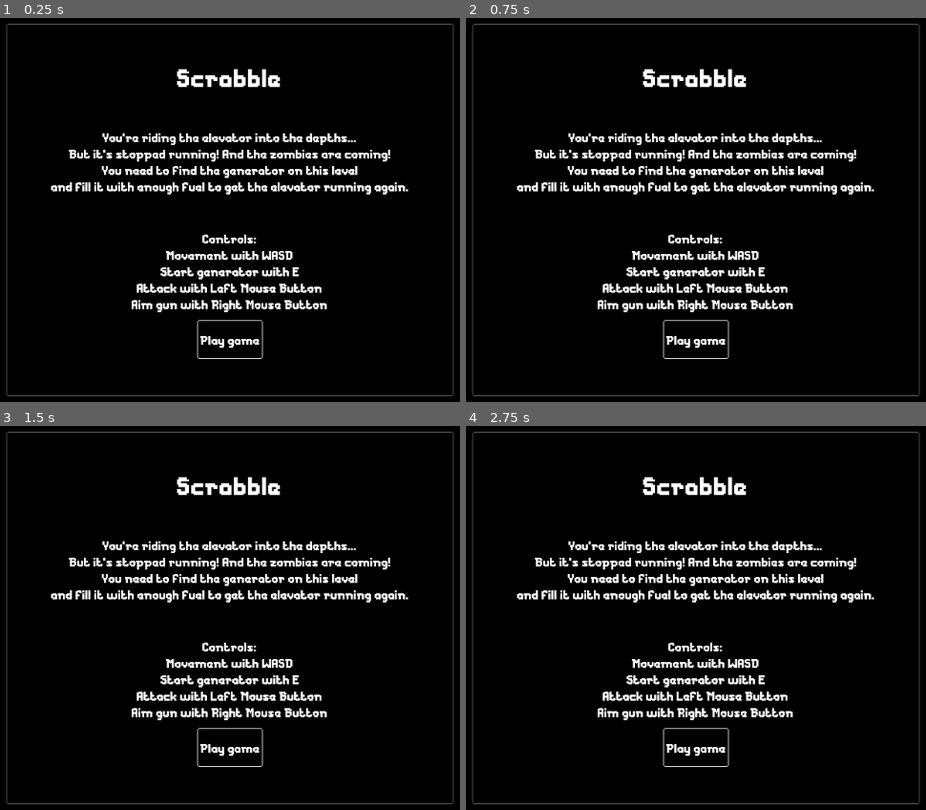
Above: before the commit, frames 1-4 (two rows, left to right).
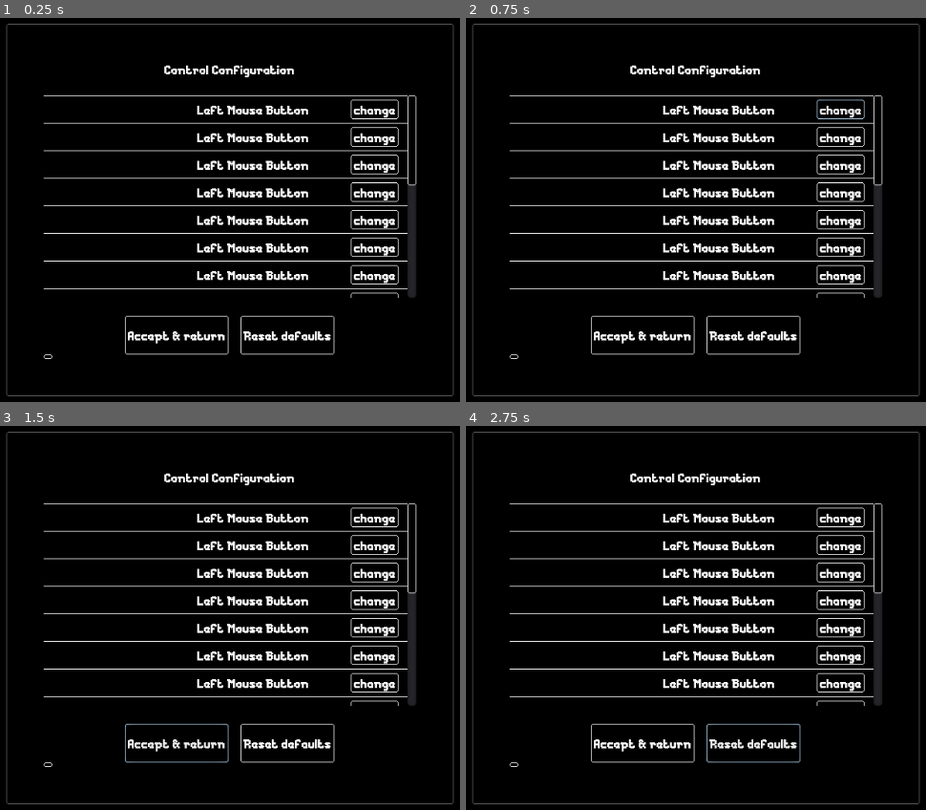
Above: after the commit, the same moments.

Repository: k4gi/scrabble
Game: Godot game, scene res://levels/Master.tscn
Two runs of this game, one before a commit and one after it. Both use one fixed random seed, a clock stepped at 60 frames per second and the inputs below.
Inputs (mouse positions are in pixels of both pictures, inside the frame that each line leads up to):
- Up to frame 1 (0.25 s): no input
- Up to frame 2 (0.75 s): click (838, 110) at 0.5 s, where only the run after the commit has a clickable "change"
- Up to frame 3 (1.5 s): click (174, 744) at 1.25 s, where only the run after the commit has a clickable "Accept & return"
- Up to frame 4 (2.75 s): click (751, 744) at 2 s, where only the run after the commit has a clickable "Reset defaults"

The runs differ from the first frame. In frame 1, 15% of the frame differs, in the area x 9-91%, y 12-89%; in frame 2, 15%; in frame 3, 15%; in frame 4, 15%.

Commit message:
progress making a control rebinding menu. need to disable all the buttons when asking for a key to be pressed

Diff:
--- a/levels/Master.gd
+++ b/levels/Master.gd
@@ -26,7 +26,7 @@
 	EventJug.connect("zombie_killed", self, "_on_zombie_killed")
 
 
-func _on_Button_pressed():
+func _on_PlayButton_pressed():
 	MainMenu.queue_free()
 	load_level()
 
--- a/levels/Master.tscn
+++ b/levels/Master.tscn
@@ -1,10 +1,11 @@
-[gd_scene load_steps=6 format=2]
+[gd_scene load_steps=7 format=2]
 
 [ext_resource path="res://levels/Master.gd" type="Script" id=1]
 [ext_resource path="res://assets/scorefont.tres" type="DynamicFont" id=2]
 [ext_resource path="res://printscreen/Printscreen.tscn" type="PackedScene" id=3]
 [ext_resource path="res://assets/theme.tres" type="Theme" id=4]
 [ext_resource path="res://assets/style9_active.png" type="Texture" id=5]
+[ext_resource path="res://menu/ControlsMenu.tscn" type="PackedScene" id=6]
 
 [node name="Master" type="Node"]
 script = ExtResource( 1 )
@@ -16,7 +17,8 @@
 
 [node name="CanvasLayer" type="CanvasLayer" parent="."]
 
-[node name="NinePatchRect" type="NinePatchRect" parent="CanvasLayer"]
+[node name="MainMenu" type="NinePatchRect" parent="CanvasLayer"]
+visible = false
 self_modulate = Color( 1, 1, 1, 0.392157 )
 anchor_left = 0.5
 anchor_top = 0.5
@@ -36,7 +38,7 @@
 "_edit_use_anchors_": false
 }
 
-[node name="Margin" type="MarginContainer" parent="CanvasLayer/NinePatchRect"]
+[node name="Margin" type="MarginContainer" parent="CanvasLayer/MainMenu"]
 anchor_right = 1.0
 anchor_bottom = 1.0
 margin_left = 50.0
@@ -47,55 +49,55 @@
 "_edit_use_anchors_": false
 }
 
-[node name="VBox" type="VBoxContainer" parent="CanvasLayer/NinePatchRect/Margin"]
+[node name="VBox" type="VBoxContainer" parent="CanvasLayer/MainMenu/Margin"]
 margin_right = 500.0
 margin_bottom = 400.0
 __meta__ = {
 "_edit_use_anchors_": false
 }
 
-[node name="Label" type="Label" parent="CanvasLayer/NinePatchRect/Margin/VBox"]
+[node name="Label" type="Label" parent="CanvasLayer/MainMenu/Margin/VBox"]
 margin_right = 500.0
 margin_bottom = 43.0
 custom_fonts/font = ExtResource( 2 )
 text = "Scrabble"
 align = 1
 
-[node name="Spacer" type="Control" parent="CanvasLayer/NinePatchRect/Margin/VBox"]
+[node name="Spacer" type="Control" parent="CanvasLayer/MainMenu/Margin/VBox"]
 margin_top = 43.0
 margin_right = 500.0
 margin_bottom = 91.0
 rect_min_size = Vector2( 0, 48 )
 
-[node name="Label2" type="Label" parent="CanvasLayer/NinePatchRect/Margin/VBox"]
+[node name="Label2" type="Label" parent="CanvasLayer/MainMenu/Margin/VBox"]
 margin_top = 91.0
 margin_right = 500.0
 margin_bottom = 113.0
 text = "You're riding the elevator into the depths..."
 align = 1
 
-[node name="Label3" type="Label" parent="CanvasLayer/NinePatchRect/Margin/VBox"]
+[node name="Label3" type="Label" parent="CanvasLayer/MainMenu/Margin/VBox"]
 margin_top = 113.0
 margin_right = 500.0
 margin_bottom = 135.0
 text = "But it's stopped running! And the zombies are coming!"
 align = 1
 
-[node name="Label4" type="Label" parent="CanvasLayer/NinePatchRect/Margin/VBox"]
+[node name="Label4" type="Label" parent="CanvasLayer/MainMenu/Margin/VBox"]
 margin_top = 135.0
 margin_right = 500.0
 margin_bottom = 157.0
 text = "You need to find the generator on this level"
 align = 1
 
-[node name="Label5" type="Label" parent="CanvasLayer/NinePatchRect/Margin/VBox"]
+[node name="Label5" type="Label" parent="CanvasLayer/MainMenu/Margin/VBox"]
 margin_top = 157.0
 margin_right = 500.0
 margin_bottom = 179.0
 text = "and fill it with enough fuel to get the elevator running again."
 align = 1
 
-[node name="Spacer2" type="Control" parent="CanvasLayer/NinePatchRect/Margin/VBox"]
+[node name="Spacer2" type="Control" parent="CanvasLayer/MainMenu/Margin/VBox"]
 margin_top = 179.0
 margin_right = 500.0
 margin_bottom = 227.0
@@ -104,42 +106,42 @@
 "_edit_use_anchors_": false
 }
 
-[node name="Label6" type="Label" parent="CanvasLayer/NinePatchRect/Margin/VBox"]
+[node name="Label6" type="Label" parent="CanvasLayer/MainMenu/Margin/VBox"]
 margin_top = 227.0
 margin_right = 500.0
 margin_bottom = 249.0
 text = "Controls:"
 align = 1
 
-[node name="Label7" type="Label" parent="CanvasLayer/NinePatchRect/Margin/VBox"]
+[node name="Label7" type="Label" parent="CanvasLayer/MainMenu/Margin/VBox"]
 margin_top = 249.0
 margin_right = 500.0
 margin_bottom = 271.0
 text = "Movement with WASD"
 align = 1
 
-[node name="Label8" type="Label" parent="CanvasLayer/NinePatchRect/Margin/VBox"]
+[node name="Label8" type="Label" parent="CanvasLayer/MainMenu/Margin/VBox"]
 margin_top = 271.0
 margin_right = 500.0
 margin_bottom = 293.0
 text = "Start generator with E"
 align = 1
 
-[node name="Label9" type="Label" parent="CanvasLayer/NinePatchRect/Margin/VBox"]
+[node name="Label9" type="Label" parent="CanvasLayer/MainMenu/Margin/VBox"]
 margin_top = 293.0
 margin_right = 500.0
 margin_bottom = 315.0
 text = "Attack with Left Mouse Button"
 align = 1
 
-[node name="Label10" type="Label" parent="CanvasLayer/NinePatchRect/Margin/VBox"]
+[node name="Label10" type="Label" parent="CanvasLayer/MainMenu/Margin/VBox"]
 margin_top = 315.0
 margin_right = 500.0
 margin_bottom = 337.0
 text = "Aim gun with Right Mouse Button"
 align = 1
 
-[node name="Button" type="Button" parent="CanvasLayer/NinePatchRect/Margin/VBox"]
+[node name="PlayButton" type="Button" parent="CanvasLayer/MainMenu/Margin/VBox"]
 pause_mode = 2
 margin_left = 206.0
 margin_top = 348.0
@@ -150,4 +152,6 @@
 size_flags_vertical = 10
 text = "Play game"
 
-[connection signal="pressed" from="CanvasLayer/NinePatchRect/Margin/VBox/Button" to="." method="_on_Button_pressed"]
+[node name="ControlsMenu" parent="CanvasLayer" instance=ExtResource( 6 )]
+
+[connection signal="pressed" from="CanvasLayer/MainMenu/Margin/VBox/PlayButton" to="." method="_on_PlayButton_pressed"]
--- /dev/null
+++ b/menu/ControlSetting.gd
@@ -0,0 +1,24 @@
+extends VBoxContainer
+
+
+signal change_control(name, action)
+
+
+onready var Name = $ControlSetting/ControlName
+
+
+var action_label = ""
+var action_name = ""
+
+
+func set_control(name, action):
+	action_label = name
+	action_name = action
+
+
+func _ready():
+	Name.set_text(action_label)
+
+
+func _on_ChangeButton_pressed():
+	emit_signal("change_control", Name.get_text(), action_name)
--- /dev/null
+++ b/menu/ControlSetting.tscn
@@ -0,0 +1,67 @@
+[gd_scene load_steps=2 format=2]
+
+[ext_resource path="res://menu/ControlSetting.gd" type="Script" id=1]
+
+[node name="ControlSetting" type="VBoxContainer"]
+margin_top = 58.0
+margin_right = 500.0
+margin_bottom = 89.0
+script = ExtResource( 1 )
+__meta__ = {
+"_edit_use_anchors_": false
+}
+
+[node name="Separator" type="ColorRect" parent="."]
+margin_right = 500.0
+margin_bottom = 1.0
+rect_min_size = Vector2( 0, 1 )
+__meta__ = {
+"_edit_use_anchors_": false
+}
+
+[node name="ControlSetting" type="HBoxContainer" parent="."]
+margin_top = 5.0
+margin_right = 500.0
+margin_bottom = 41.0
+rect_min_size = Vector2( 0, 36 )
+__meta__ = {
+"_edit_use_anchors_": false
+}
+
+[node name="ControlName" type="Label" parent="ControlSetting"]
+margin_top = 11.0
+margin_right = 150.0
+margin_bottom = 25.0
+rect_min_size = Vector2( 150, 0 )
+size_flags_horizontal = 0
+text = "Control Name"
+clip_text = true
+
+[node name="ControlSet" type="Label" parent="ControlSetting"]
+margin_left = 229.0
+margin_top = 11.0
+margin_right = 347.0
+margin_bottom = 25.0
+size_flags_horizontal = 6
+text = "Left Mouse Button"
+align = 1
+
+[node name="ChangeButton" type="Button" parent="ControlSetting"]
+pause_mode = 2
+margin_left = 427.0
+margin_top = 5.0
+margin_right = 484.0
+margin_bottom = 31.0
+rect_min_size = Vector2( 0, 26 )
+size_flags_horizontal = 8
+size_flags_vertical = 6
+text = "change"
+
+[node name="Control" type="Control" parent="ControlSetting"]
+margin_left = 488.0
+margin_right = 500.0
+margin_bottom = 36.0
+rect_min_size = Vector2( 12, 0 )
+size_flags_vertical = 11
+
+[connection signal="pressed" from="ControlSetting/ChangeButton" to="." method="_on_ChangeButton_pressed"]
--- /dev/null
+++ b/menu/ControlsMenu.gd
@@ -0,0 +1,33 @@
+extends NinePatchRect
+
+
+const CONTROL_SETTING = preload("res://menu/ControlSetting.tscn")
+
+
+onready var ControlBox = $Margin/VBox/ScrollContainer/VBox
+onready var ControlPopup = $StopMouse
+
+
+var control_list = {
+	"Move Up": "move_up",
+	"Move Down": "move_down",
+	"Move Left": "move_left",
+	"Move Right": "move_right",
+	"Shoot": "shoot",
+	"Aim": "aim",
+	"Interact": "interact",
+	"Screenshot": "print_screen"
+}
+
+
+func _ready():
+	#populate control list
+	for each_name in control_list.keys():
+		var new_setting = CONTROL_SETTING.instance()
+		new_setting.set_control(each_name, InputMap.get_action_list(control_list[each_name])[0].as_text())
+		new_setting.connect("change_control", self, "_on_change_control")
+		ControlBox.add_child(new_setting)
+
+
+func _on_change_control(name, action):
+	ControlPopup.set_visible(true)
--- /dev/null
+++ b/menu/ControlsMenu.tscn
@@ -0,0 +1,243 @@
+[gd_scene load_steps=7 format=2]
+
+[ext_resource path="res://assets/scorefont.tres" type="DynamicFont" id=1]
+[ext_resource path="res://assets/style9_active.png" type="Texture" id=2]
+[ext_resource path="res://assets/theme.tres" type="Theme" id=3]
+[ext_resource path="res://menu/ControlSetting.tscn" type="PackedScene" id=4]
+[ext_resource path="res://menu/ControlsMenu.gd" type="Script" id=5]
+[ext_resource path="res://assets/dialogfont.tres" type="DynamicFont" id=6]
+
+[node name="ControlsMenu" type="NinePatchRect"]
+self_modulate = Color( 1, 1, 1, 0.392157 )
+anchor_left = 0.5
+anchor_top = 0.5
+anchor_right = 0.5
+anchor_bottom = 0.5
+margin_left = -300.0
+margin_top = -250.0
+margin_right = 300.0
+margin_bottom = 250.0
+theme = ExtResource( 3 )
+texture = ExtResource( 2 )
+patch_margin_left = 2
+patch_margin_top = 2
+patch_margin_right = 2
+patch_margin_bottom = 2
+script = ExtResource( 5 )
+__meta__ = {
+"_edit_use_anchors_": false
+}
+
+[node name="Margin" type="MarginContainer" parent="."]
+anchor_right = 1.0
+anchor_bottom = 1.0
+margin_left = 50.0
+margin_top = 50.0
+margin_right = -50.0
+margin_bottom = -50.0
+__meta__ = {
+"_edit_use_anchors_": false
+}
+
+[node name="VBox" type="VBoxContainer" parent="Margin"]
+margin_right = 500.0
+margin_bottom = 400.0
+__meta__ = {
+"_edit_use_anchors_": false
+}
+
+[node name="Label" type="Label" parent="Margin/VBox"]
+margin_right = 500.0
+margin_bottom = 22.0
+custom_fonts/font = ExtResource( 6 )
+text = "Control Configuration"
+align = 1
+
+[node name="Spacer" type="Control" parent="Margin/VBox"]
+margin_top = 22.0
+margin_right = 500.0
+margin_bottom = 46.0
+rect_min_size = Vector2( 0, 24 )
+
+[node name="Header" type="HBoxContainer" parent="Margin/VBox"]
+visible = false
+margin_top = 58.0
+margin_right = 500.0
+margin_bottom = 88.0
+rect_min_size = Vector2( 0, 30 )
+
+[node name="ControlName" type="Label" parent="Margin/VBox/Header"]
+margin_top = 4.0
+margin_right = 45.0
+margin_bottom = 26.0
+size_flags_horizontal = 0
+text = "Name"
+align = 1
+
+[node name="ControlSet" type="Label" parent="Margin/VBox/Header"]
+margin_left = 242.0
+margin_top = 4.0
+margin_right = 302.0
+margin_bottom = 26.0
+size_flags_horizontal = 6
+text = "Setting"
+align = 1
+
+[node name="ScrollContainer" type="ScrollContainer" parent="Margin/VBox"]
+margin_top = 46.0
+margin_right = 500.0
+margin_bottom = 318.0
+size_flags_horizontal = 3
+size_flags_vertical = 3
+scroll_horizontal_enabled = false
+
+[node name="VBox" type="VBoxContainer" parent="Margin/VBox/ScrollContainer"]
+margin_right = 488.0
+margin_bottom = 333.0
+size_flags_horizontal = 3
+size_flags_vertical = 3
+
+[node name="ControlSetting" parent="Margin/VBox/ScrollContainer/VBox" instance=ExtResource( 4 )]
+margin_top = 0.0
+margin_right = 488.0
+margin_bottom = 37.0
+
+[node name="ControlSetting2" parent="Margin/VBox/ScrollContainer/VBox" instance=ExtResource( 4 )]
+margin_top = 37.0
+margin_right = 488.0
+margin_bottom = 74.0
+
+[node name="ControlSetting3" parent="Margin/VBox/ScrollContainer/VBox" instance=ExtResource( 4 )]
+margin_top = 74.0
+margin_right = 488.0
+margin_bottom = 111.0
+
+[node name="ControlSetting4" parent="Margin/VBox/ScrollContainer/VBox" instance=ExtResource( 4 )]
+margin_top = 111.0
+margin_right = 488.0
+margin_bottom = 148.0
+
+[node name="ControlSetting5" parent="Margin/VBox/ScrollContainer/VBox" instance=ExtResource( 4 )]
+margin_top = 148.0
+margin_right = 488.0
+margin_bottom = 185.0
+
+[node name="ControlSetting6" parent="Margin/VBox/ScrollContainer/VBox" instance=ExtResource( 4 )]
+margin_top = 185.0
+margin_right = 488.0
+margin_bottom = 222.0
+
+[node name="ControlSetting7" parent="Margin/VBox/ScrollContainer/VBox" instance=ExtResource( 4 )]
+margin_top = 222.0
+margin_right = 488.0
+margin_bottom = 259.0
+
+[node name="ControlSetting8" parent="Margin/VBox/ScrollContainer/VBox" instance=ExtResource( 4 )]
+margin_top = 259.0
+margin_right = 488.0
+margin_bottom = 296.0
+
+[node name="ControlSetting9" parent="Margin/VBox/ScrollContainer/VBox" instance=ExtResource( 4 )]
+margin_top = 296.0
+margin_right = 488.0
+margin_bottom = 333.0
+
+[node name="Spacer2" type="Control" parent="Margin/VBox"]
+margin_top = 318.0
+margin_right = 500.0
+margin_bottom = 342.0
+rect_min_size = Vector2( 0, 24 )
+
+[node name="HBox" type="HBoxContainer" parent="Margin/VBox"]
+margin_left = 109.0
+margin_top = 342.0
+margin_right = 390.0
+margin_bottom = 394.0
+size_flags_horizontal = 4
+size_flags_vertical = 8
+
+[node name="BackButton" type="Button" parent="Margin/VBox/HBox"]
+pause_mode = 2
+margin_right = 139.0
+margin_bottom = 52.0
+rect_min_size = Vector2( 0, 52 )
+size_flags_horizontal = 6
+size_flags_vertical = 10
+text = "Accept & return"
+
+[node name="HSpacer" type="Control" parent="Margin/VBox/HBox"]
+margin_left = 139.0
+margin_right = 155.0
+margin_bottom = 52.0
+rect_min_size = Vector2( 16, 0 )
+
+[node name="ResetButton" type="Button" parent="Margin/VBox/HBox"]
+pause_mode = 2
+margin_left = 155.0
+margin_right = 281.0
+margin_bottom = 52.0
+rect_min_size = Vector2( 0, 52 )
+size_flags_horizontal = 6
+size_flags_vertical = 10
+text = "Reset defaults"
+
+[node name="VScrollBar" type="VScrollBar" parent="Margin/VBox"]
+margin_top = 394.0
+margin_right = 12.0
+margin_bottom = 400.0
+
+[node name="StopMouse" type="Control" parent="."]
+visible = false
+anchor_right = 1.0
+anchor_bottom = 1.0
+__meta__ = {
+"_edit_use_anchors_": false
+}
+
+[node name="ControlPopup" type="NinePatchRect" parent="StopMouse"]
+self_modulate = Color( 1, 1, 1, 0.784314 )
+anchor_left = 0.5
+anchor_top = 0.5
+anchor_right = 0.5
+anchor_bottom = 0.5
+margin_left = -160.0
+margin_top = -50.0
+margin_right = 160.0
+margin_bottom = 50.0
+theme = ExtResource( 3 )
+texture = ExtResource( 2 )
+patch_margin_left = 2
+patch_margin_top = 2
+patch_margin_right = 2
+patch_margin_bottom = 2
+__meta__ = {
+"_edit_use_anchors_": false
+}
+
+[node name="Margin" type="MarginContainer" parent="StopMouse/ControlPopup"]
+anchor_right = 1.0
+anchor_bottom = 1.0
+margin_left = 10.0
+margin_top = 10.0
+margin_right = -10.0
+margin_bottom = -10.0
+__meta__ = {
+"_edit_use_anchors_": false
+}
+
+[node name="VBox" type="VBoxContainer" parent="StopMouse/ControlPopup/Margin"]
+margin_right = 302.0
+margin_bottom = 80.0
+__meta__ = {
+"_edit_use_anchors_": false
+}
+
+[node name="Label" type="Label" parent="StopMouse/ControlPopup/Margin/VBox"]
+margin_top = 18.0
+margin_right = 302.0
+margin_bottom = 61.0
+size_flags_horizontal = 6
+size_flags_vertical = 6
+custom_fonts/font = ExtResource( 1 )
+text = "Press button now"
+align = 1
